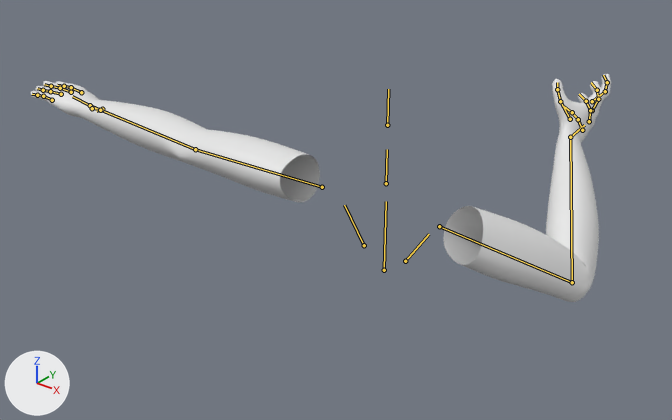
The Blender file BlendModel/ViewmodelHand.blend as it was, and as the next commit left it.
Before and after are seen from a camera (50 mm lens) standing at (0.745, -0.953, 0.459) and looking at (-0.272, 0.317, -0.329). Every picture has the same lights, and +X, +Y and +Z are marked at lower left. Both versions are drawn at frame 30 of the action 'Telekinesis.Grab-to-Hold'; the numbers are the values there. The bones that bend it are drawn over the model as lines.

Objects in the first picture: 'Hands'.
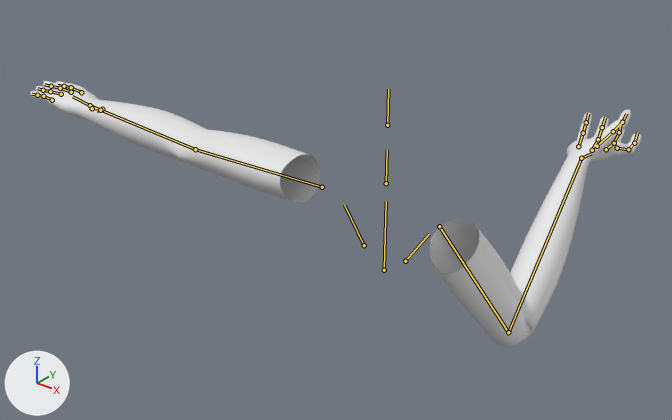
The edits, one by one:
Bone 'UpperArm.R' (bone_upperarm_r) turns from (-48, 2, -52) to (-31, 1, -78) degrees about its own x, y and z.
Bone 'LowerArm.R' (bone_lowerarm_r) turns from (-70, -3, -20) to (-97, -1, -41) degrees about its own x, y and z.
Bone 'Hand.R' (bone_hand_r) turns from (23, 35, 26) to (51, 31, 52) degrees about its own x, y and z.

Pixel boxes (x1, y1, x2, y2) of what changed, in the pictures (672 x 420 px):
'Hands', posed (16% taller): before (31, 74, 611, 302); after (31, 81, 642, 346)
bone 'UpperArm.R', root to tip: before (439, 226) to (572, 282); after (439, 226) to (508, 332)
bone 'LowerArm.R', root to tip: before (572, 282) to (570, 137); after (508, 332) to (581, 158)
bone 'Hand.R', root to tip: before (570, 137) to (584, 125); after (581, 158) to (591, 153)
